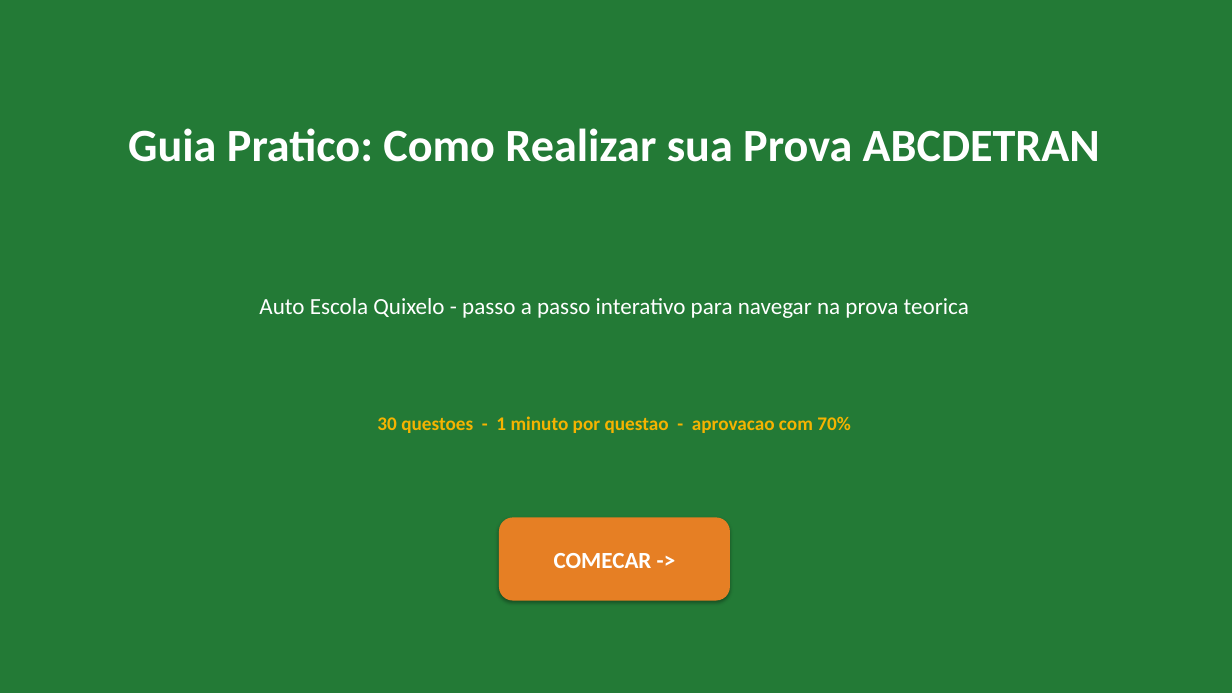
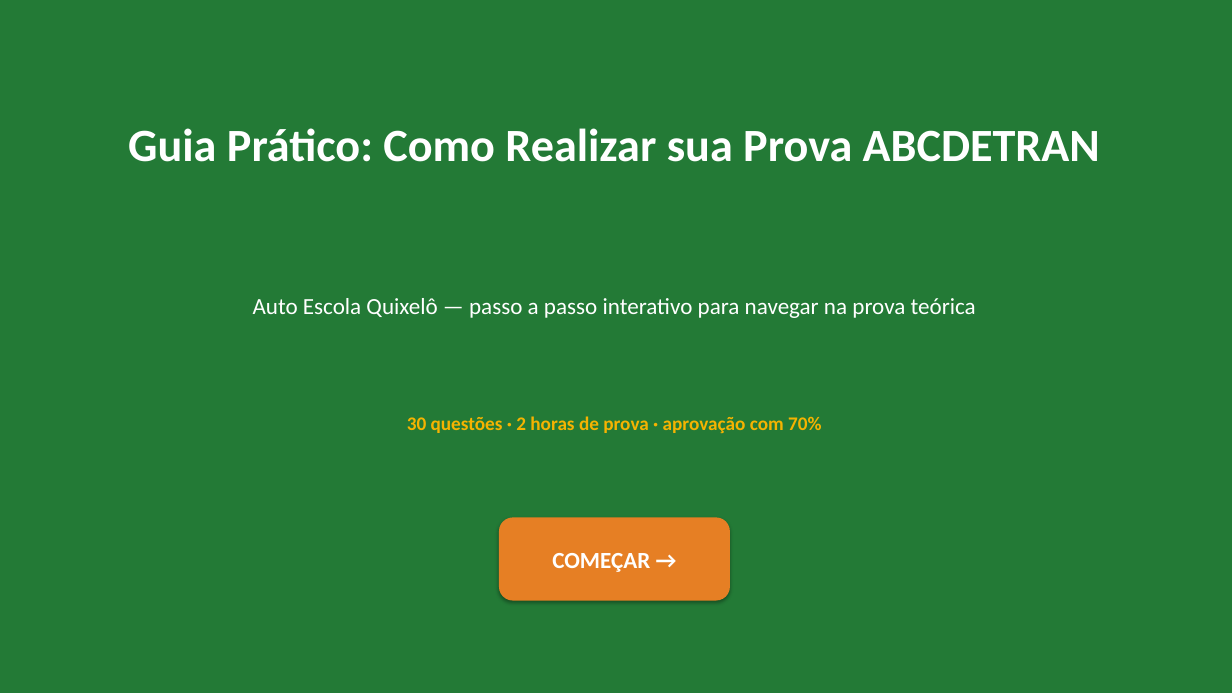
Before and after one commit to Geovane-Maia/Auto-Escola, a slide deck: slide 1 of Apresentacao-Interativa-ABCDETRAN.pptx. Drawn at 1232x693 pixels with LibreOffice and Linux fonts; fonts in the diff are those of the drawing. Boxes give left, top, right and bottom in pixels: in the first picture for what was removed or moved away, otherwise in the second. Text is boxed around its words. In the diff, an @@ line names an element or a change of style, - is before the commit and + after.

Commit message:
PDF e PowerPoint atualizados para prova de 2 horas

```diff
--- a/Apresentacao-Interativa-ABCDETRAN.pptx
+++ b/Apresentacao-Interativa-ABCDETRAN.pptx
@@ text at [128,128,1100,162]: text changed @@
-Guia Pratico: Como Realizar sua Prova ABCDETRAN
+Guia Prático: Como Realizar sua Prova ABCDETRAN
@@ text at [253,298,976,318]: text changed @@
-Auto Escola Quixelo - passo a passo interativo para navegar na prova teorica
+Auto Escola Quixelô — passo a passo interativo para navegar na prova teórica
@@ text at [407,416,822,434]: text changed @@
-30 questoes - 1 minuto por questao - aprovacao com 70%
+30 questões · 2 horas de prova · aprovação com 70%
@@ text in rounded rectangle at [552,553,650,572]: text changed @@
-COMECAR ->
+COMEÇAR →
```
Also in this commit, not shown: 15 other slides changed, 1 other file.
